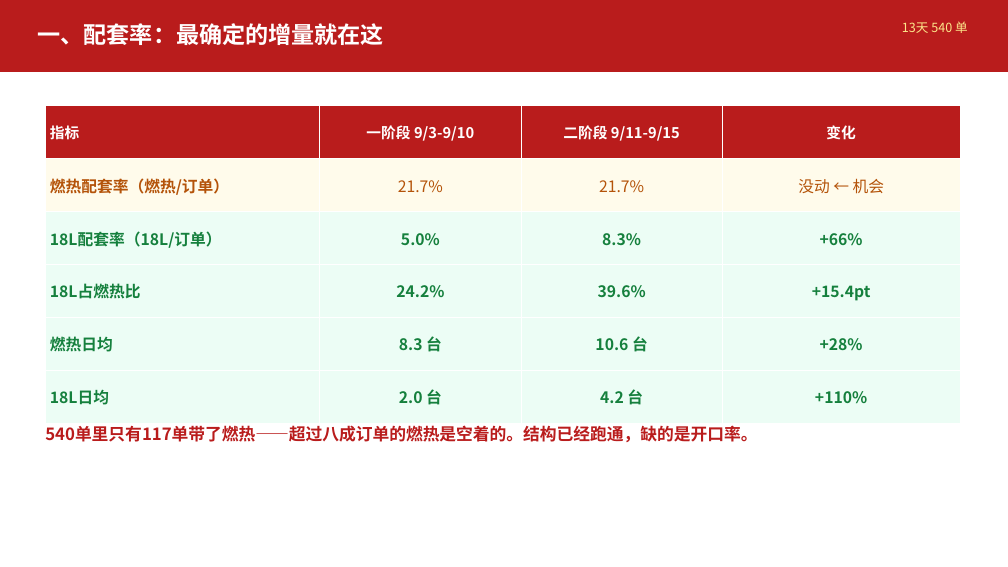
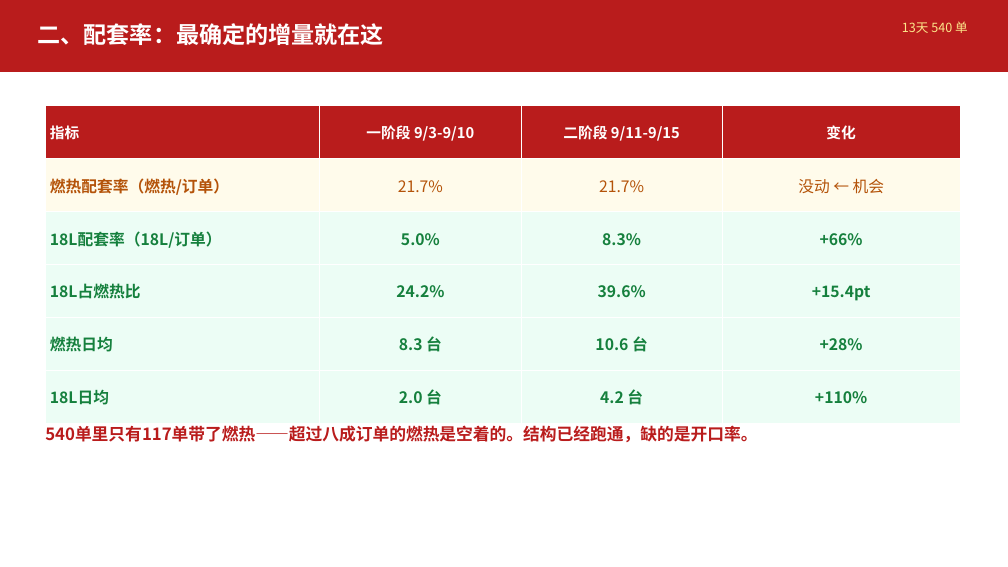
Before and after one commit to Wengweijian/BB-jiaofuzhongxin, a slide deck: slide 7 of 经销商培训_分享会完整版.pptx. Drawn at 1008x567 pixels with LibreOffice and Linux fonts; fonts in the diff are those of the drawing; background and template pictures are left out. Boxes give left, top, right and bottom in pixels: in the first picture for what was removed or moved away, otherwise in the second. Text is boxed around its words. In the diff, an @@ line names an element or a change of style, - is before the commit and + after.

```diff
--- a/经销商培训_分享会完整版.pptx
+++ b/经销商培训_分享会完整版.pptx
@@ text at (38, 23, 384, 45): text changed @@
-一、配套率：最确定的增量就在这
+二、配套率：最确定的增量就在这
```
Also in this commit, not shown: 12 other slides changed, 3 slides added.
